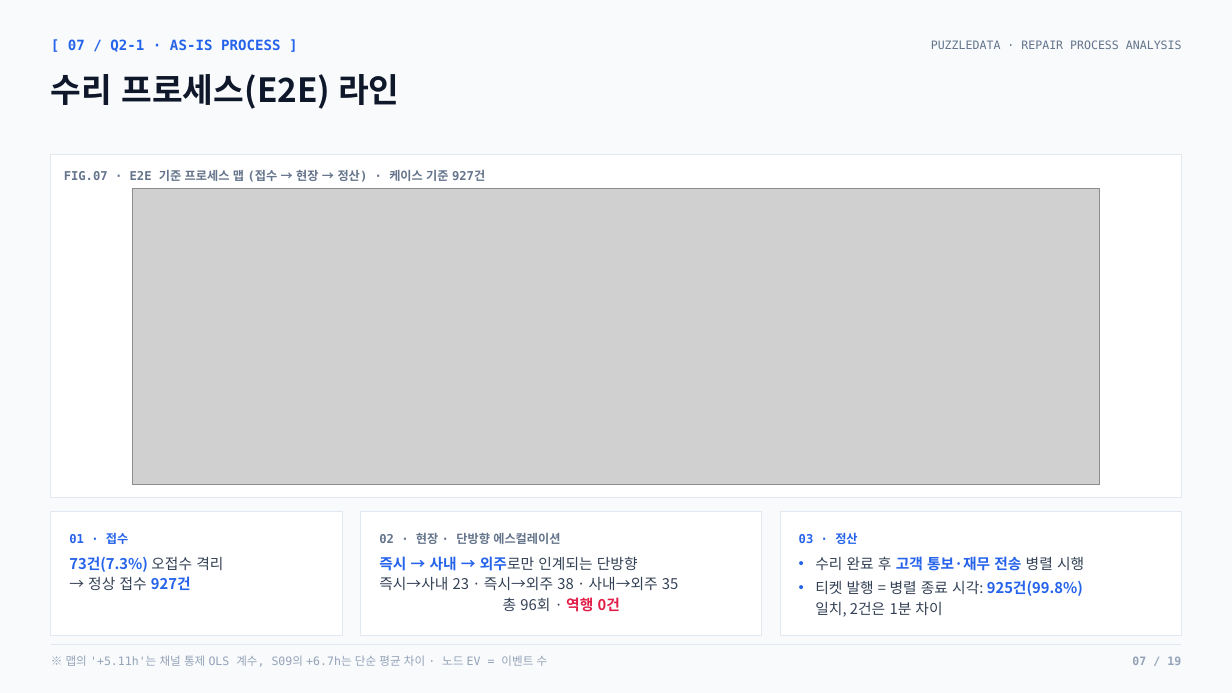
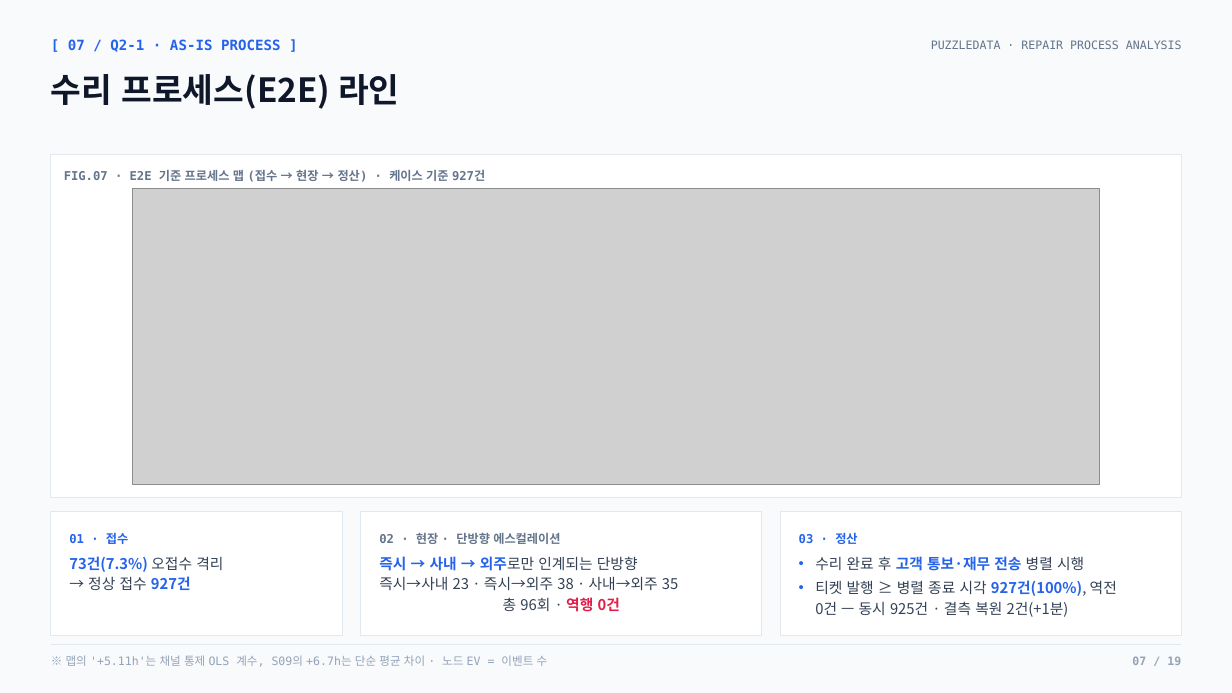
Before and after one commit to nus1245/puzzle_data, a slide deck: slide 7 of outputs/pptx/puzzledata_repair_report.pptx. Drawn at 1232x693 pixels with LibreOffice and Linux fonts; fonts in the diff are those of the drawing; grey boxes stand for pictures. Boxes give left, top, right and bottom in pixels: in the first picture for what was removed or moved away, otherwise in the second. Text is boxed around its words. In the diff, an @@ line names an element or a change of style, - is before the commit and + after.

```diff
--- a/outputs/pptx/puzzledata_repair_report.pptx
+++ b/outputs/pptx/puzzledata_repair_report.pptx
@@ text at bbox=[815, 580, 1117, 617]: text changed @@
-• 티켓 발행 = 병렬 종료 시각: 925건(99.8%)
-  일치, 2건은 1분 차이
+• 티켓 발행 ≥ 병렬 종료 시각 927건(100%), 역전
+  0건 — 동시 925건 · 결측 복원 2건(+1분)
```
Also in this commit, not shown: 5 other files.
